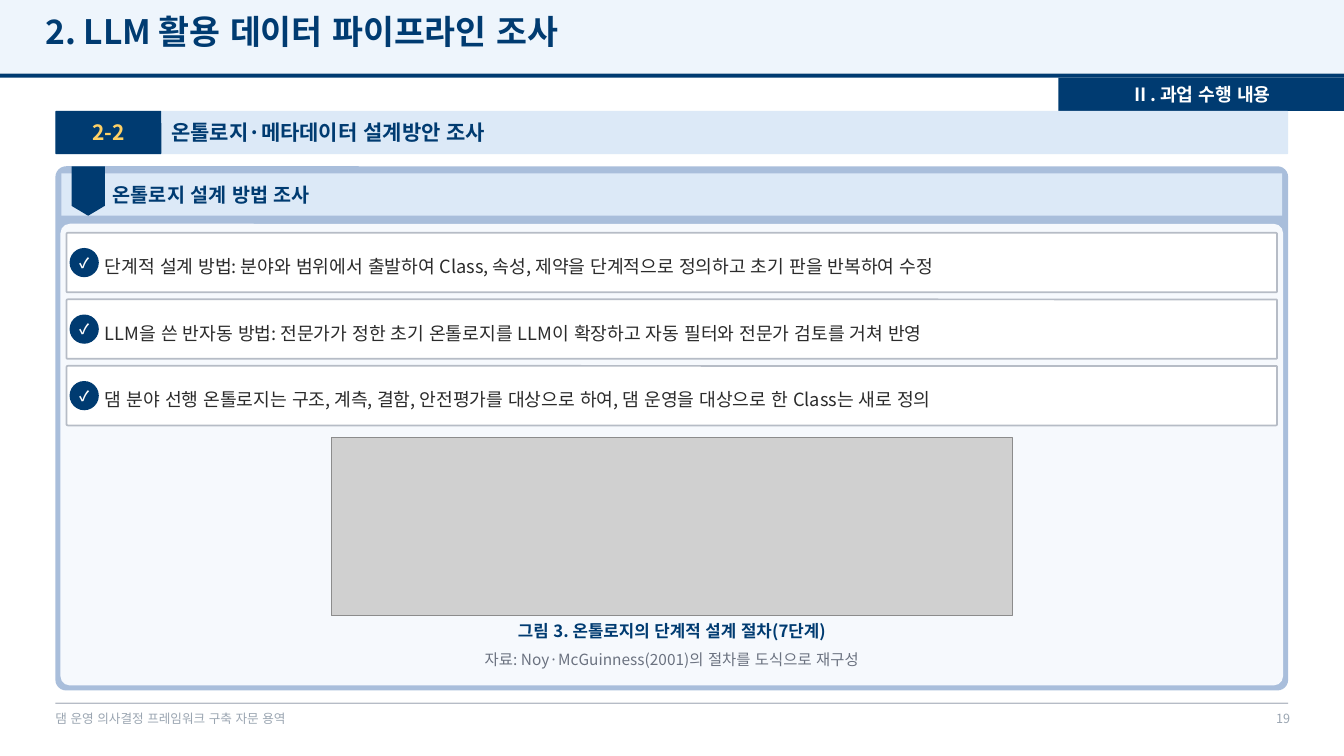
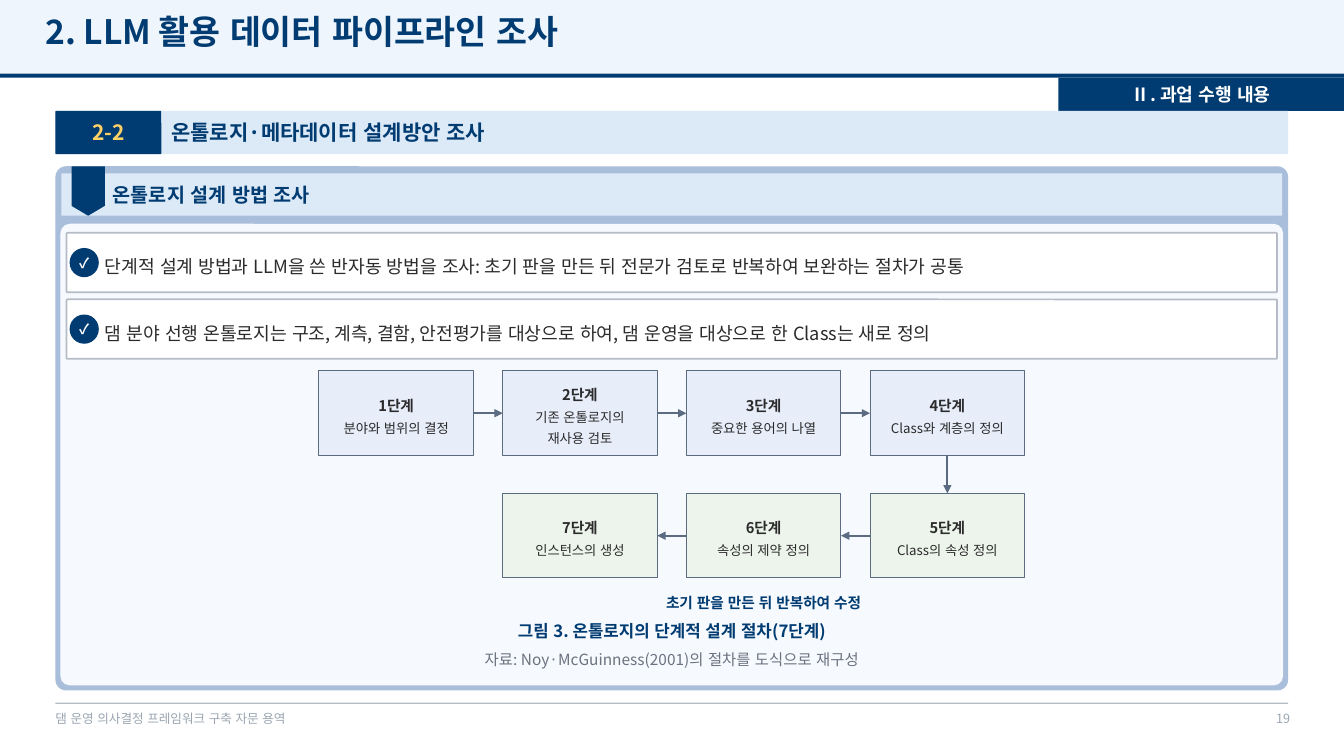
Before and after one commit to mkm1119/KGRAG-LLM, a slide deck: slide 19 of project_khnp/2026.12.09_최종보고회_발표자료_초안.pptx. Drawn at 1344x756 pixels with LibreOffice and Linux fonts; fonts in the diff are those of the drawing; grey boxes stand for pictures; background and template pictures are left out. Boxes give left, top, right and bottom in pixels: in the first picture for what was removed or moved away, otherwise in the second. Text is boxed around its words. In the diff, an @@ line names an element or a change of style, - is before the commit and + after.

```diff
--- a/project_khnp/2026.12.09_최종보고회_발표자료_초안.pptx
+++ b/project_khnp/2026.12.09_최종보고회_발표자료_초안.pptx
@@ text at [105,258,964,275]: text changed @@
-단계적 설계 방법: 분야와 범위에서 출발하여 Class, 속성, 제약을 단계적으로 정의하고 초기 판을 반복하여 수정
+단계적 설계 방법과 LLM을 쓴 반자동 방법을 조사: 초기 판을 만든 뒤 전문가 검토로 반복하여 보완하는 절차가 공통
@@ text "댐 분야 선행 온톨로지는 구조, ...": place and size @@
-text "댐 분야 선행 온톨로지는 구조, ..." at [105,391,930,410]
+text "댐 분야 선행 온톨로지는 구조, ..." at [105,325,930,344]
@@ text removed at [105,325,921,342] @@
-LLM을 쓴 반자동 방법: 전문가가 정한 초기 온톨로지를 LLM이 확장하고 자동 필터와 전문가 검토를 거쳐 반영
@@ rounded rectangle removed at [67,366,1277,425] @@
@@ ellipse removed at [70,381,99,410] @@
@@ text removed at [70,381,99,410] @@
-✓
@@ rectangle added at [319,371,473,456], fill #E8EDFA, outline #5B6B82 0.75 pt @@
@@ rectangle added at [503,371,657,456], fill #E8EDFA, outline #5B6B82 0.75 pt @@
@@ text added at [535,387,624,444], 9.5 pt, text #2B2B2B @@
+2단계
+기존 온톨로지의
+재사용 검토
@@ rectangle added at [687,371,841,456], fill #E8EDFA, outline #5B6B82 0.75 pt @@
@@ rectangle added at [870,371,1024,456], fill #E8EDFA, outline #5B6B82 0.75 pt @@
@@ text added at [344,398,448,434], 9.5 pt, text #2B2B2B @@
+1단계
+분야와 범위의 결정
@@ arrow added from (474, 413) to (503, 413), #5B6B82 1.5 pt @@
@@ arrow added from (657, 413) to (687, 413), #5B6B82 1.5 pt @@
@@ text added at [711,398,816,434], 9.5 pt, text #2B2B2B @@
+3단계
+중요한 용어의 나열
@@ arrow added from (841, 413) to (870, 413), #5B6B82 1.5 pt @@
@@ text added at [891,398,1003,434], 9.5 pt, text #2B2B2B @@
+4단계
+Class와 계층의 정의
@@ picture removed at [332,438,1013,616] @@
@@ arrow added from (948, 456) to (948, 493), #5B6B82 1.5 pt @@
@@ rectangle added at [503,493,657,578], fill #EDF4EC, outline #5B6B82 0.75 pt @@
@@ rectangle added at [687,493,841,578], fill #EDF4EC, outline #5B6B82 0.75 pt @@
@@ rectangle added at [870,493,1024,578], fill #EDF4EC, outline #5B6B82 0.75 pt @@
@@ text added at [535,520,624,556], 9.5 pt, text #2B2B2B @@
+7단계
+인스턴스의 생성
@@ arrow added from (687, 535) to (657, 535), #5B6B82 1.5 pt @@
@@ text added at [717,520,810,556], 9.5 pt, text #2B2B2B @@
+6단계
+속성의 제약 정의
@@ arrow added from (870, 535) to (841, 535), #5B6B82 1.5 pt @@
@@ text added at [897,520,997,556], 9.5 pt, text #2B2B2B @@
+5단계
+Class의 속성 정의
@@ text added at [666,595,861,610], 10.5 pt, text #003B71, bold @@
+초기 판을 만든 뒤 반복하여 수정
```
Also in this commit, not shown: 12 other slides changed, 1 slide added, 2 other files.
